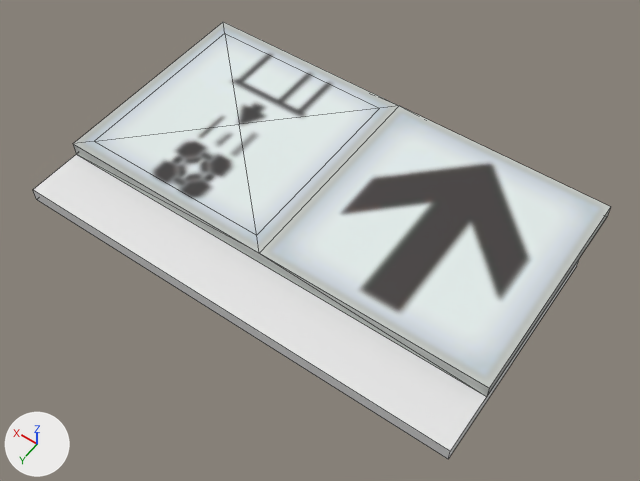
What one commit did to the Blender file models/editor/clean/signage/signage.blend.
The view is the same before and after, from a 50 mm camera at (-44.4, 57.3, 24.9) aimed at (-2.6, -1.1, -67.0). Every picture has the same lights, and +X, +Y and +Z are marked at lower left. Mesh edges are drawn as thin lines.

The first picture shows 'footprint', 'signage_ref'.
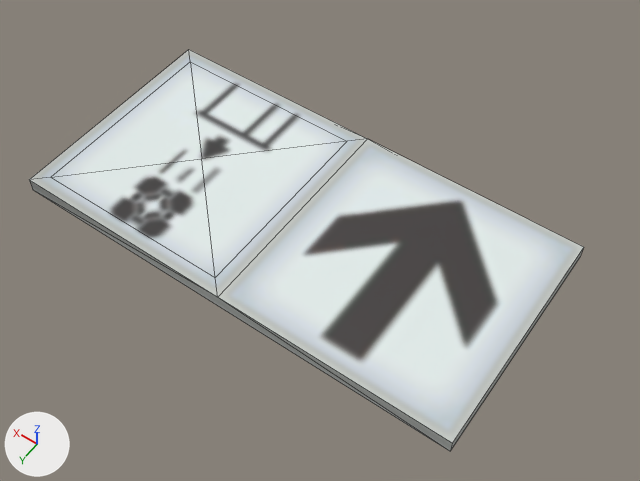
Location of each change, (x1, y1, x2, y2) in pixels of the pictures (640 x 481 px):
'signage_ref', reshaped (7% taller)
    before: (73, 22, 611, 397)
    after: (29, 50, 584, 451)
'footprint', hidden
    before: (33, 154, 580, 459)

Patch to the scene script:
```diff
--- a/models/editor/clean/signage/signage.blend.py
+++ b/models/editor/clean/signage/signage.blend.py
@@ me_signage_fwd_ref_001 @@
 me_signage_fwd_ref_001.from_pydata(...)  # 37 vertices, 24 faces; spans x -32.0..32.0, y -24.0..8.0, z -64.0..-62.0
 # used by ob_signage_ref; location = (0.0, 0.0, 0.0)
+# me_signage_fwd_ref_001 part 1: the loose piece of 21 vertices spanning x -32.0..32.0, y -24.0..8.0, z -64.0..-62.0 is moved by (0.0, 8.0, 0.0)
 me_signage_fwd_ref_001.materials.append(mat_signage)
@@ ob_footprint @@
 ob_footprint.location = (0.0, 0.0, -48.0)
+ob_footprint.hide_set(True)
```
